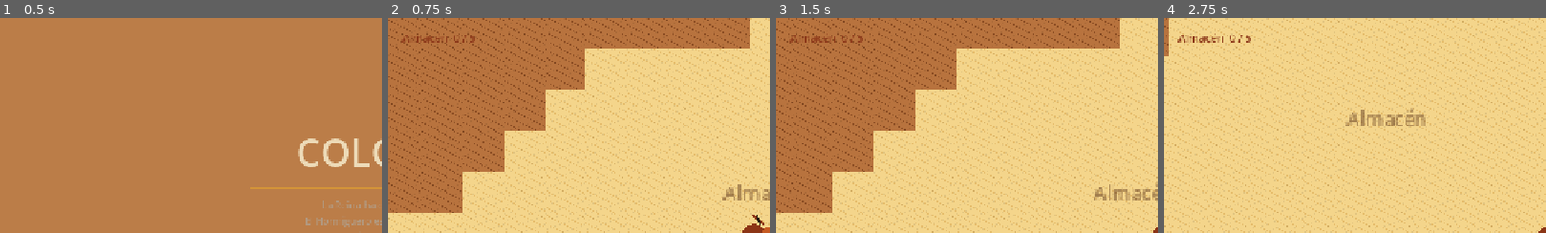
Above: before the commit, frames 1-4 (left to right).
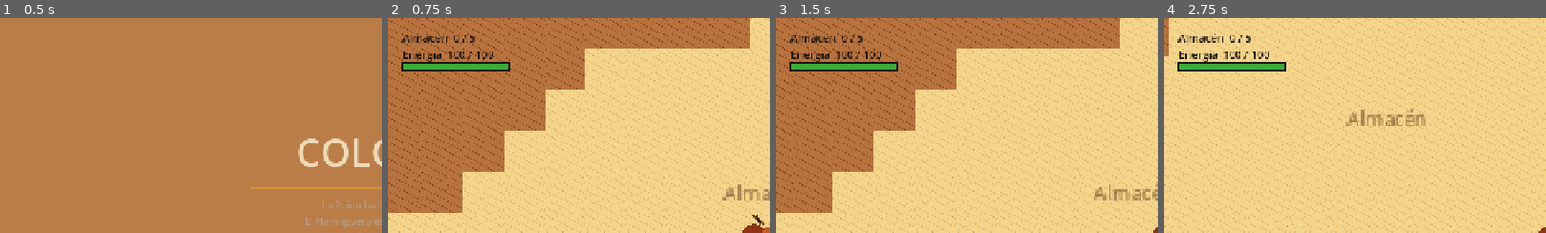
Above: after the commit, the same moments.

Repository: The-glitch-girls/an-ant-game
Game: Godot game, scene res://src/menu/menu.tscn
The game is run twice, just before and just after one commit, with the same random seed, the same clock (stepped at 60 frames per second) and the same inputs.
Inputs:
- Up to frame 1 (0.5 s): no input
- Up to frame 2 (0.75 s): click "Jugar" at 0.5 s
- Up to frame 3 (1.5 s): tap Enter at 1.25 s; hold D (mover_derecha) from 1.28 s (still down); hold Shift (correr) from 1.28 s (still down)
- Up to frame 4 (2.75 s): release D (mover_derecha) at 2.03 s; release Shift (correr) at 2.03 s; hold S (mover_abajo) from 2.03 s (still down); tap Shift (correr) at 2.1 s
The pictures show only the part of the screen within x 0-50%, y 0-50%; the shares and areas given below are measured in that part.

Frame 1 is identical in both runs. In frame 2, 1.9% of the frame differs, in the area x 3-32%, y 7-25%; in frame 3, 1.9%; in frame 4, 2.0%.

Commit message:
feat: barra de energia agregada al UI

Diff:
--- a/src/mundo/hormiga.gd
+++ b/src/mundo/hormiga.gd
@@ -17,6 +17,8 @@
 var _comida_vista: Node2D
 var _sensor: Area2D
 var _paso: float = 0.0
+var energia: int = 100
+var energia_maxima: int = 100
 
 
 func _ready() -> void:
--- a/src/mundo/mundo.gd
+++ b/src/mundo/mundo.gd
@@ -14,10 +14,15 @@
 var _en_descanso: bool = false
 var _reloj: float = 0.0
 var _final_mostrado: bool = false
-var _ui_almacen: Label
 var _capas_hielo: Array[ColorRect] = []
 var _tiles: TileMapLayer
-
+# UI contadores
+var _ui_almacen: Label
+var _ui_energia_label: Label
+var _ui_energia_fondo: ColorRect
+var _ui_energia_barra: ColorRect
+var energia_maxima := 100.0
+var energia := 100.0
 
 func _ready() -> void:
 	_sfx = Sfx.new()
@@ -244,8 +249,27 @@
 	_ui_almacen = Label.new()
 	_ui_almacen.position = Vector2(24, 20)
 	_ui_almacen.add_theme_font_size_override("font_size", 18)
-	_ui_almacen.add_theme_color_override("font_color", Paleta.HORMIGA_OSCURA)
+	_ui_almacen.add_theme_color_override("font_color", Paleta.OJO)
 	capa.add_child(_ui_almacen)
+	# Barra de energía
+	_ui_energia_label = Label.new()
+	_ui_energia_label.position = Vector2(24, 48)
+	_ui_energia_label.add_theme_font_size_override("font_size", 18)
+	_ui_energia_label.add_theme_color_override("font_color", Paleta.OJO)
+	capa.add_child(_ui_energia_label)
+	_ui_energia_fondo = ColorRect.new()
+	_ui_energia_fondo.position = Vector2(24, 75)
+	_ui_energia_fondo.size = Vector2(180, 14)
+	_ui_energia_fondo.color = Paleta.OJO
+	_ui_energia_fondo.mouse_filter = Control.MOUSE_FILTER_IGNORE
+	capa.add_child(_ui_energia_fondo)
+	_ui_energia_barra = ColorRect.new()
+	_ui_energia_barra.position = Vector2(2, 2)
+	_ui_energia_barra.size = Vector2(176, 10)
+	_ui_energia_barra.color = Paleta.HOJA_VERDE
+	_ui_energia_barra.mouse_filter = Control.MOUSE_FILTER_IGNORE
+	_ui_energia_fondo.add_child(_ui_energia_barra)
+
 	for i in 4:
 		var borde := ColorRect.new()
 		borde.color = Color(0.75, 0.85, 0.95, 0.0)
@@ -280,6 +304,7 @@
 	_actualizar_larvas()
 	_actualizar_estacion()
 	_ui_almacen.text = "Almacén  %d / 5" % p.comida_en_almacen
+	_ui_energia_label.text = "Energía  %d / %d" % [_hormiga.energia, _hormiga.energia_maxima]
 	if p.resultado != Partida.Resultado.EN_CURSO:
 		_mostrar_final()
 
@@ -420,3 +445,7 @@
 	var img := Image.create(2, 2, false, Image.FORMAT_RGBA8)
 	img.fill(Color.WHITE)
 	return ImageTexture.create_from_image(img)
+
+func _actualizar_barra_energia() -> void:
+	var porcentaje: float = clampf(energia / energia_maxima, 0.0, 1.0)
+	_ui_energia_barra.size.x = 176.0 * porcentaje
--- a/src/mundo/paleta.gd
+++ b/src/mundo/paleta.gd
@@ -13,3 +13,4 @@
 const OJO := Color(0.12, 0.08, 0.06)
 const HUESO := Color(0.93, 0.86, 0.72)
 const AMBAR := Color(0.83, 0.58, 0.22)
+const HOJA_VERDE := Color(0.23, 0.68, 0.22)
Not shown: 1 places in src/mundo/mundo.tscn that only renumber resources
